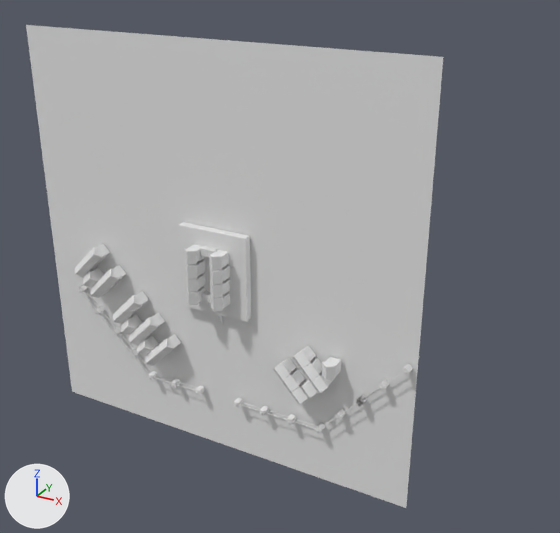
Two versions of the glTF model static/models/intro/static/base.glb, one commit apart.
One viewpoint serves both versions: a 50 mm lens placed at (78.7, -116.8, 100.2), pointed at (17.3, -5.2, 44.4). The lights are fixed; the arrows at lower left show +X, +Y and +Z. Where no turn or scale is listed for an object, it has been applied to the vertices.

Names of what the first picture shows: 'bigHouse.009', 'bigHouse.014', 'bigHouse1', 'bigHouse2', 'floor.001', '立方体.043'.
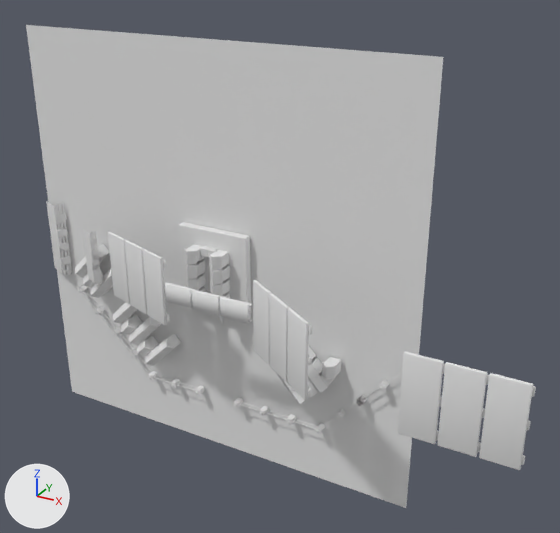
The change in detail:
Mesh me_cube_152 is new.
It has 336 vertices, 648 faces and spans x -9.4..9.0, y -0.8..0.4, z -12.6..1.4.
Mesh me_cube_150 is new.
It has 336 vertices, 648 faces and spans x -8.3..7.7, y -5.2..4.9, z -12.6..1.4.
Mesh me_cube_148 is new.
It has 336 vertices, 648 faces and spans x -9.4..9.0, y -0.9..0.3, z -3.4..0.4.
Mesh me_cube_146 is new.
It has 1008 vertices, 1944 faces and spans x -0.37..3.29, y -1.36..0.77, z -6.31..5.35.
Mesh me_cube_126 is new.
It has 336 vertices, 648 faces and spans x -9.1..8.6, y -3.4..2.9, z -12.6..1.4.
Mesh me_cube_289 is new.
It has 1008 vertices, 1944 faces and spans x -0.37..3.29, y -1.36..0.77, z -1.74..1.48.
Mesh me_cube_287 is new.
It has 1008 vertices, 1944 faces and spans x -0.5..4.8, y -2.0..1.1, z -9.1..7.7.
Object 'shadeBeige_017.003' (ob_shadebeige_017_003) is new; it shows me_cube_152.
Its location is (56.9, -22.9, 43.2).
Object 'shadeBeige_017.002' (ob_shadebeige_017_002) is new; it shows me_cube_150.
Its location is (24.4, -17.2, 43.2).
Object 'shadeBeige_017.001' (ob_shadebeige_017_001) is new; it shows me_cube_148.
Its location is (6.5, -12.3, 39.3).
Object 'shadeBeige_007.001' (ob_shadebeige_007_001) is new; it shows me_cube_146.
Its location is (-29.2, -4.8, 37.7).
Object 'shadeBeige_017.011' (ob_shadebeige_017_011) is new; it shows me_cube_126.
Its location is (-11.6, -9.3, 43.2).
Object 'shadeBeige_007.003' (ob_shadebeige_007_003) is new; it shows me_cube_289.
Its location is (-29.0, -4.5, 32.8).
Object 'shadeBeige_007.002' (ob_shadebeige_007_002) is new; it shows me_cube_287.
Its location is (-43.3, -0.1, 37.9).

Location of each change, (x1, y1, x2, y2) in pixels of the pictures (560 x 533 px):
'shadeBeige_017.003', added: after (398, 351, 536, 470)
'shadeBeige_017.002', added: after (253, 280, 312, 400)
'shadeBeige_017.011', added: after (108, 232, 170, 325)
'shadeBeige_017.001', added: after (165, 282, 252, 324)
'shadeBeige_007.002', added: after (46, 201, 72, 275)
'shadeBeige_007.001', added: after (83, 229, 101, 283)
'shadeBeige_007.003', added: after (90, 270, 103, 285)
